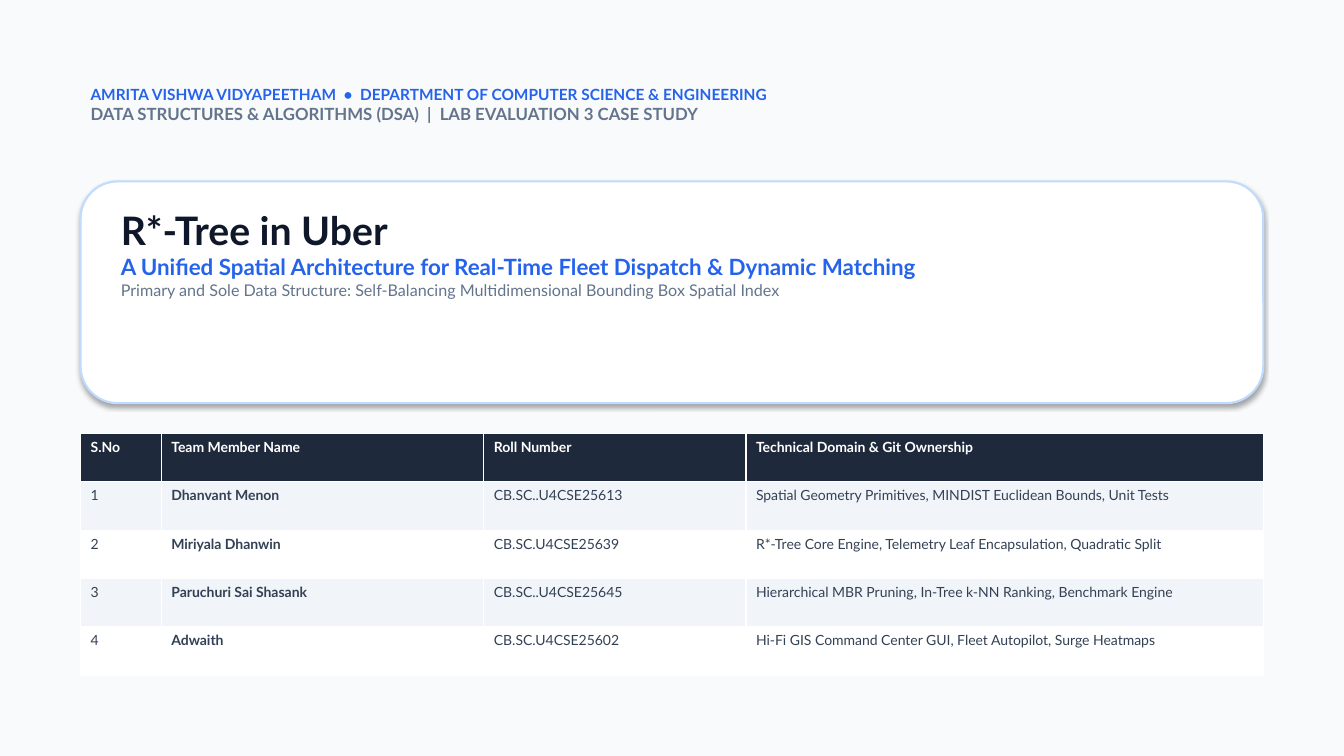
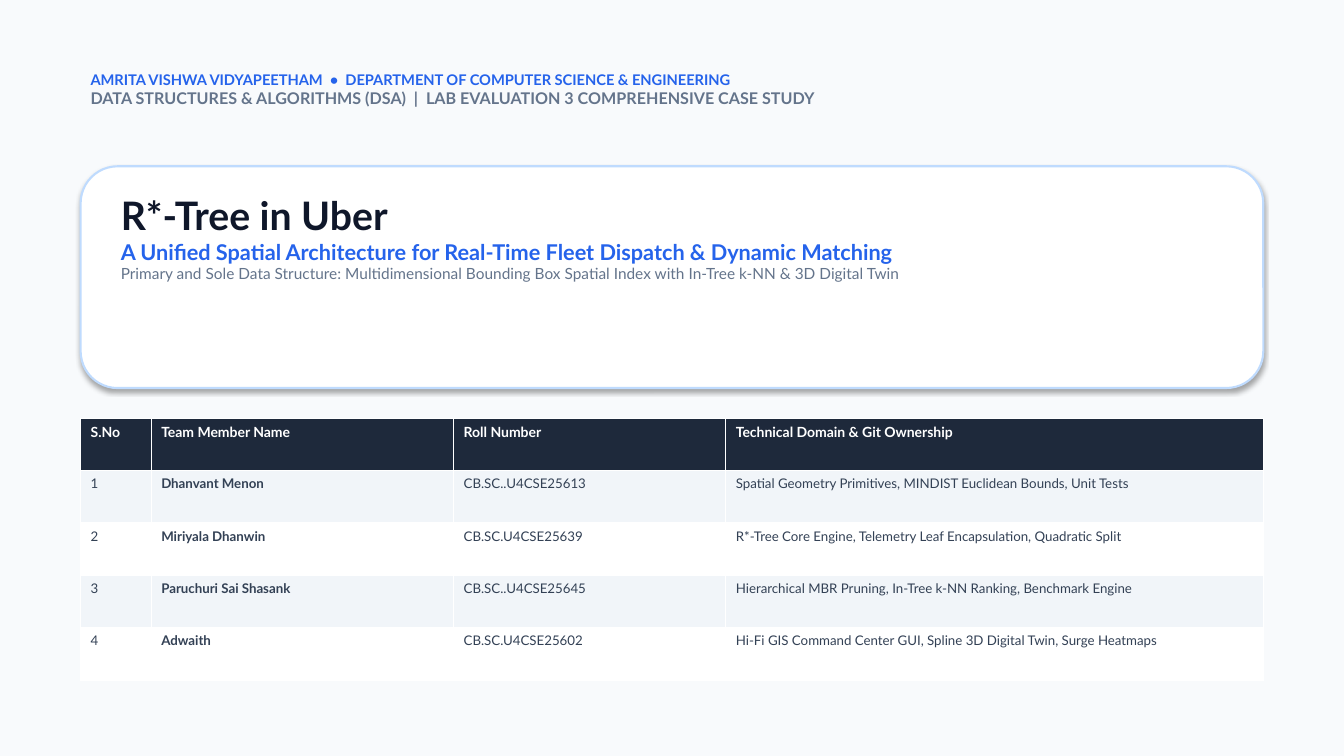
Before and after one commit to miriyaladhanwinn/uber-rstar-tree-dispatch, a slide deck: slide 1 of RStar_Tree_Uber_Fleet_Dispatch_Presentation.pptx. Drawn at 1344x756 pixels with LibreOffice and Linux fonts; fonts in the diff are those of the drawing. Boxes give left, top, right and bottom in pixels: in the first picture for what was removed or moved away, otherwise in the second. Text is boxed around its words. In the diff, an @@ line names an element or a change of style, - is before the commit and + after.

Commit message:
docs(presentation): regenerate academic 16-slide presentation deck with Light Theme and Spline 3D integration

```diff
--- a/RStar_Tree_Uber_Fleet_Dispatch_Presentation.pptx
+++ b/RStar_Tree_Uber_Fleet_Dispatch_Presentation.pptx
@@ text at (91,74,730,85): size 11 to 10.5 pt in "AMRITA VISHWA VIDYAPEETHAM • DEPARTMENT OF COMPUTER ..." @@
@@ text at (91,91,814,106): text changed; size 12 to 11.5 pt @@
-DATA STRUCTURES & ALGORITHMS (DSA) | LAB EVALUATION 3 CASE STUDY
+DATA STRUCTURES & ALGORITHMS (DSA) | LAB EVALUATION 3 COMPREHENSIVE CASE STUDY
@@ 2 texts, 1 rounded rectangle: place and size @@
-2 texts, 1 rounded rectangle at (81,88,1263,403)
+2 texts, 1 rounded rectangle at (81,74,1263,388)
@@ text at (121,267,899,282): text changed; size 11.5 to 11 pt @@
-Primary and Sole Data Structure: Self-Balancing Multidimensional Bounding Box Spatial Index
+Primary and Sole Data Structure: Multidimensional Bounding Box Spatial Index with In-Tree k-NN & 3D Digital Twin
@@ text at (121,244,892,264): size 16 to 15.5 pt in "A Unified Spatial Architecture for Real-Time Fleet ..." @@
@@ table at (81,418,1263,681) @@
-row 5, column 4: Hi-Fi GIS Command Center GUI, Fleet Autopilot, Surge Heatmaps
+row 5, column 4: Hi-Fi GIS Command Center GUI, Spline 3D Digital Twin, Surge Heatmaps
@@ size 10 to 9.5 pt in "1", "Dhanvant Menon", "CB.SC..U4CSE25613", "Spatial Geometry Primitives, MINDIST Euclidean Bounds, Unit ..." and 11 more places @@
@@ table: place and size @@
-table at (81,434,1263,676)
+table at (81,418,1263,681)
```
Also in this commit, not shown: 10 other slides changed, 5 slides added, 1 slide removed, 1 other file.
